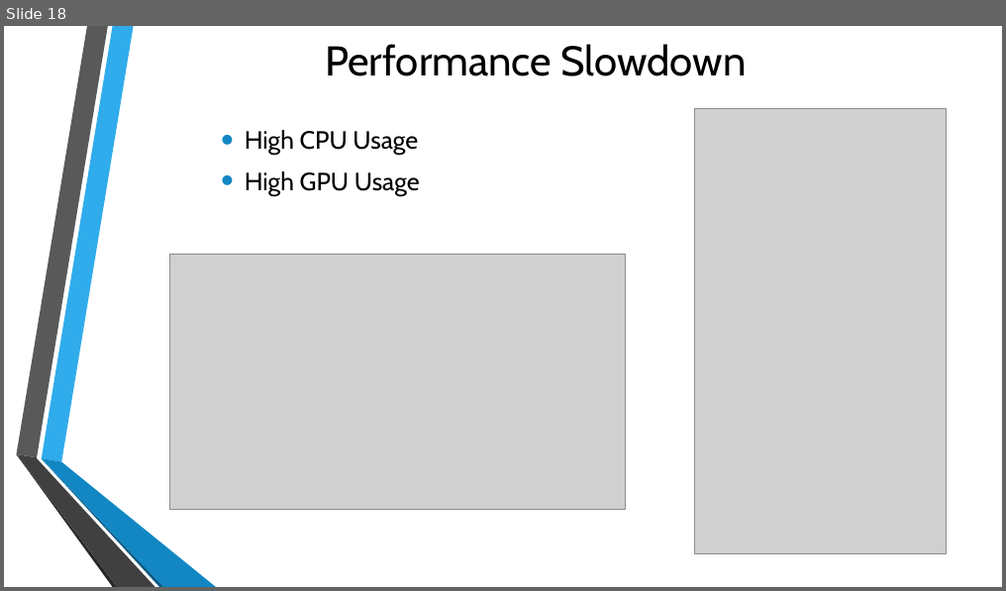
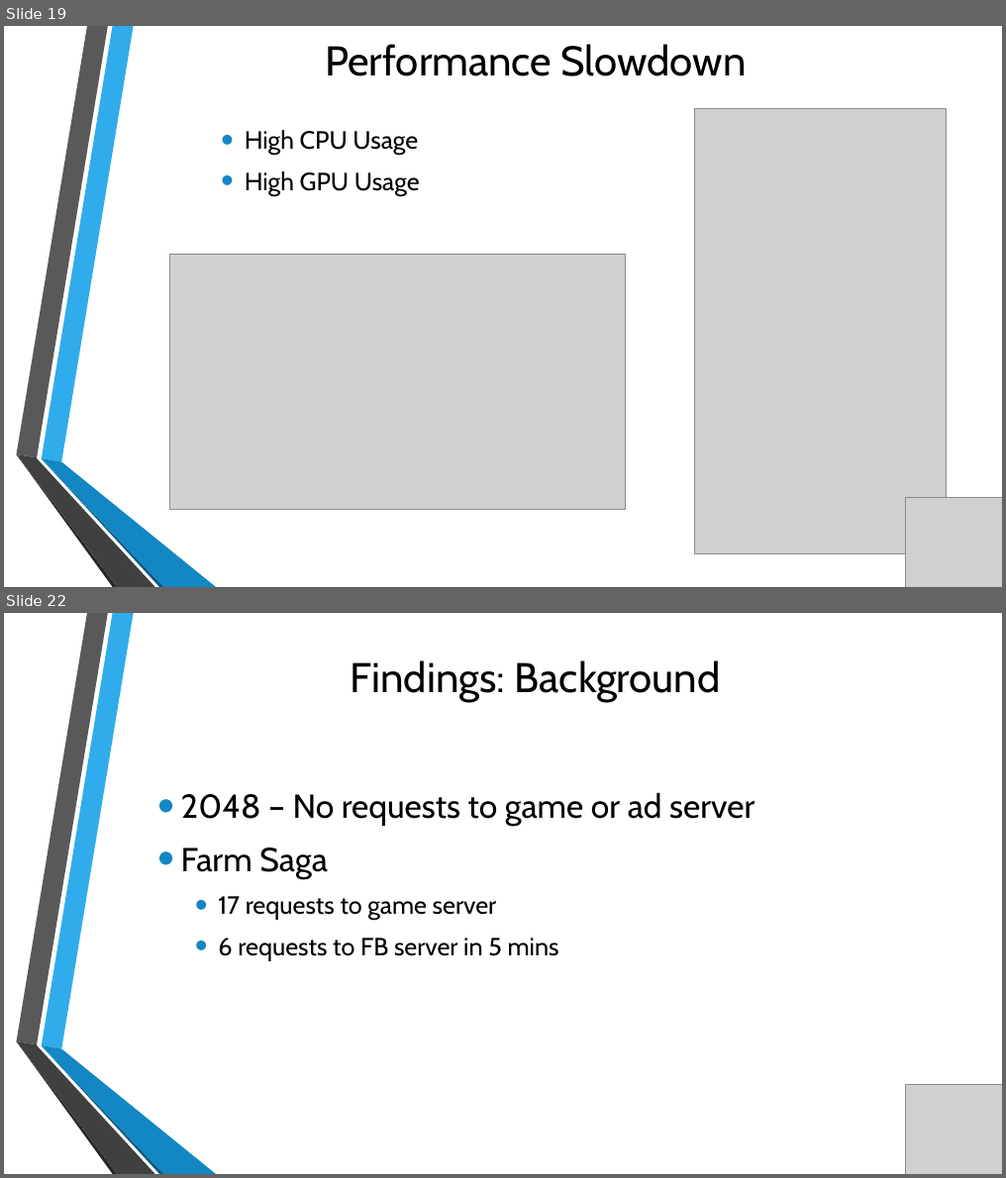
Before and after one commit to milindhg/Hunger_Games-Android_Games_Analysis, a slide deck: Final Report/Android Games Analysis Final Presentation1.pptx. Shown one above the other, each under a label of ours: slide 18 before the commit, slides 19 and 22 after it; the slides between them are not shown. The pictures are 1006x591 and 1006x1178 pixels, drawn with LibreOffice and Linux fonts; fonts in the diff are those of the drawing; grey boxes stand for pictures; background and template pictures are left out. Boxes give left, top, right and bottom in pixels: in the first picture for what was removed or moved away, otherwise in the second. Text is boxed around its words. In the diff, an @@ line names an element or a change of style, - is before the commit and + after.

```diff
--- a/Final Report/Android Games Analysis Final Presentation1.pptx
+++ b/Final Report/Android Games Analysis Final Presentation1.pptx
@@ slide 22 added at <box>4,613,1002,1174</box>, background picture (left out); not listed: 6 template elements that a slide beside it also shows @@
@@ title added at <box>350,661,721,702</box>, 40 pt, text #000000 @@
+Findings: Background
@@ text added at <box>181,792,754,961</box>, 24 pt, text #000000 @@
+• 2048 – No requests to game or ad server
+• Farm Saga
+  • 17 requests to game server
+  • 6 requests to FB server in 5 mins
@@ picture added at <box>905,1085,1002,1174</box> @@
@@ what was slide 18 is now slide 19 @@
@@ slide 19 changed as well @@
@@ picture added at <box>905,498,1002,587</box> @@
```
Also in this commit, not shown: 25 other slides changed, 3 other slides added, 3 slides removed, 1 other file.
